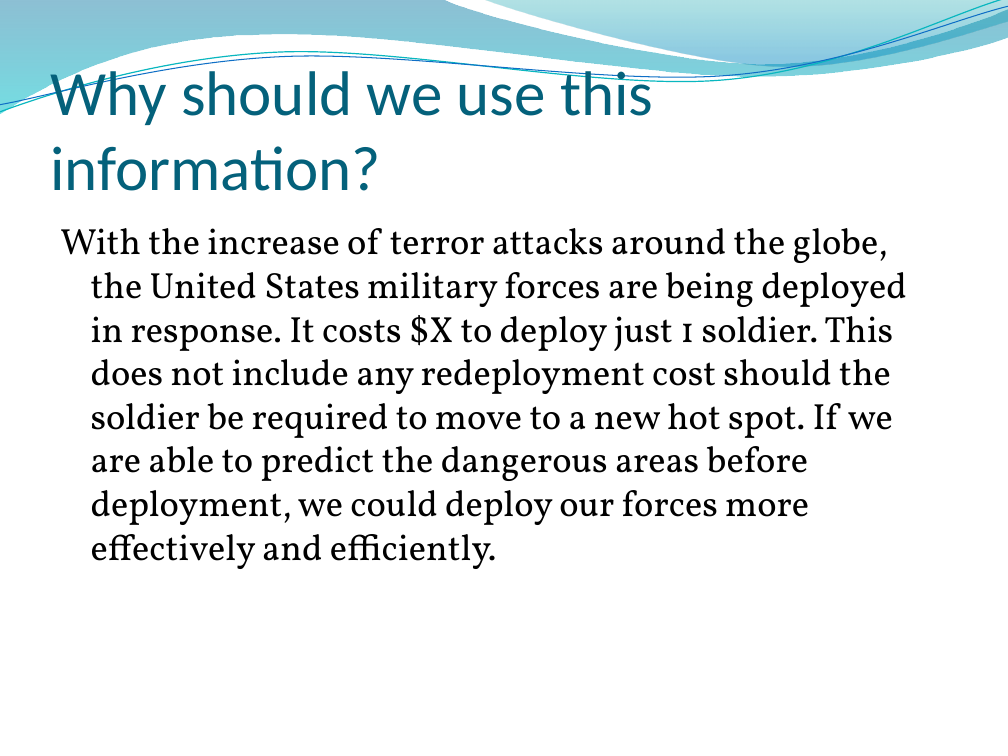
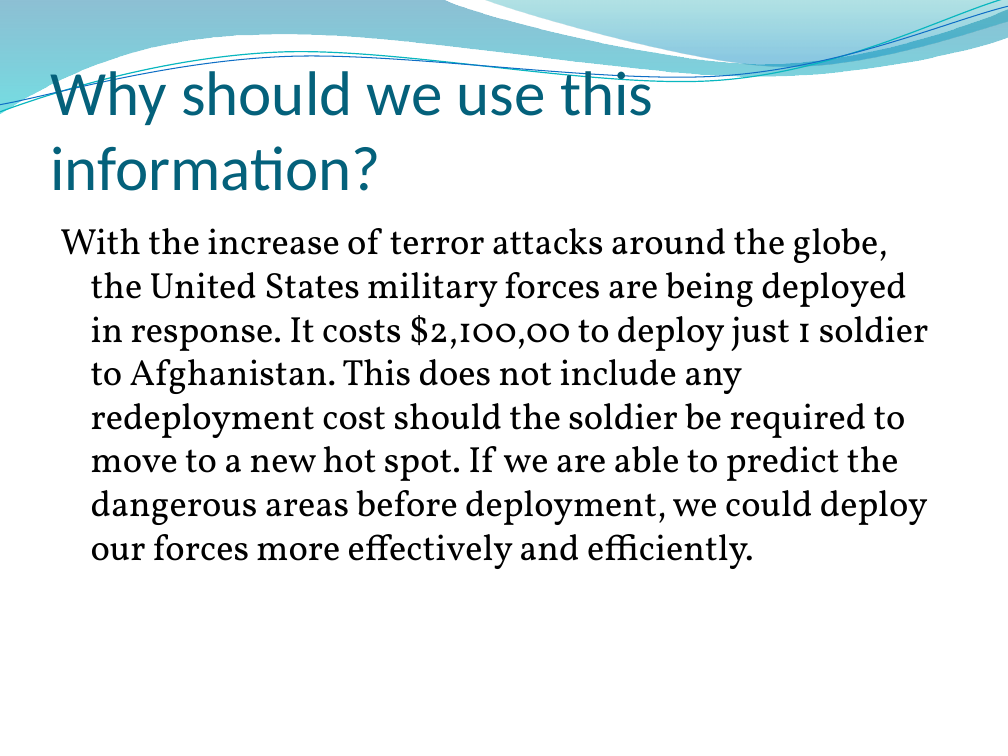
Before and after one commit to BlaHaws/Thinkful, a slide deck: slide 14 of CapstoneResearch/PredictingViolentThreat.pptx (slide 13 before the commit). Drawn at 1008x756 pixels with LibreOffice and Linux fonts; fonts in the diff are those of the drawing; background and template pictures are left out. Boxes give left, top, right and bottom in pixels: in the first picture for what was removed or moved away, otherwise in the second. Text is boxed around its words. In the diff, an @@ line names an element or a change of style, - is before the commit and + after.

```diff
--- a/CapstoneResearch/PredictingViolentThreat.pptx
+++ b/CapstoneResearch/PredictingViolentThreat.pptx
@@ text at (x1=60, y1=228, x2=928, y2=569): text changed @@
-With the increase of terror attacks around the globe, the United States military forces are being deployed in response. It costs $X to deploy just 1 soldier. This does not include any redeployment cost should the soldier be required to move to a new hot spot. If we are able to predict the dangerous areas before deployment, we could deploy our forces more effectively and efficiently.
+With the increase of terror attacks around the globe, the United States military forces are being deployed in response. It costs $2,100,00 to deploy just 1 soldier to Afghanistan. This does not include any redeployment cost should the soldier be required to move to a new hot spot. If we are able to predict the dangerous areas before deployment, we could deploy our forces more effectively and efficiently.
```
Also in this commit, not shown: 3 slides added, 4 other files.
